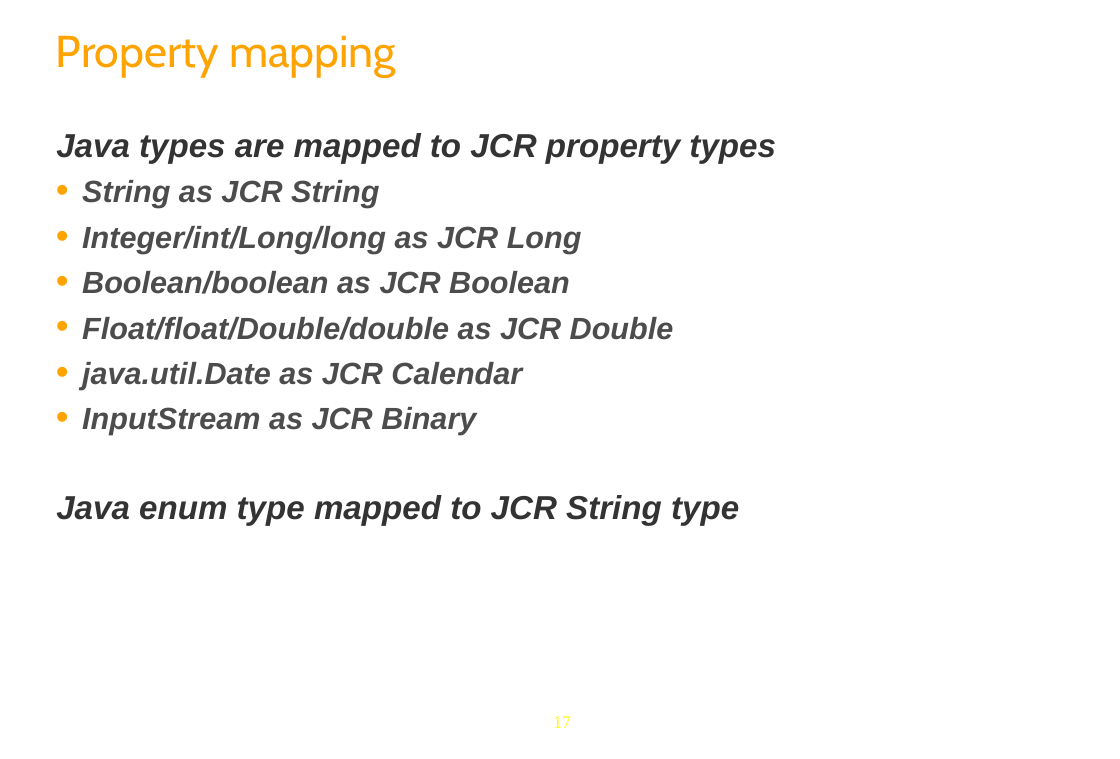
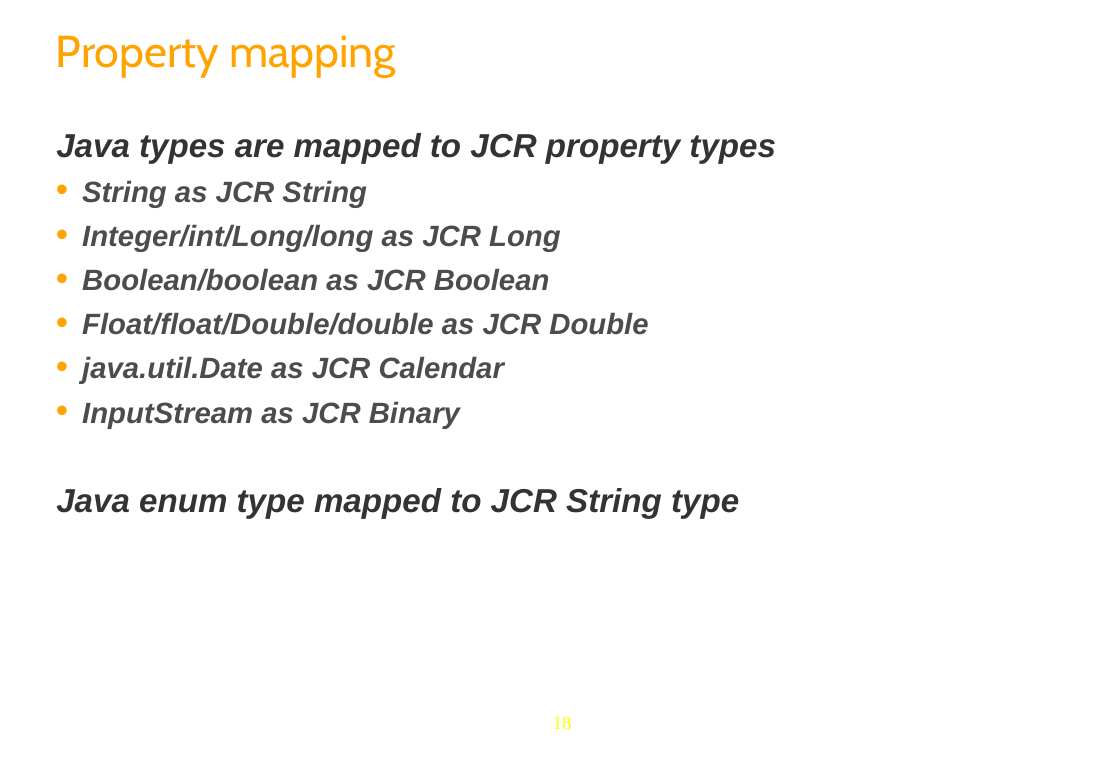
Before and after one commit to anhvurz90/training, a slide deck: slide 18 of plf3_5/eXoDeveloper/700-chrommatic/700-Chromattic-en.pptx (slide 17 before the commit). Drawn at 1120x759 pixels with LibreOffice and Linux fonts; fonts in the diff are those of the drawing; background and template pictures are left out. Boxes give left, top, right and bottom in pixels: in the first picture for what was removed or moved away, otherwise in the second. Text is boxed around its words. In the diff, an @@ line names an element or a change of style, - is before the commit and + after.

```diff
--- a/plf3_5/eXoDeveloper/700-chrommatic/700-Chromattic-en.pptx
+++ b/plf3_5/eXoDeveloper/700-chrommatic/700-Chromattic-en.pptx
@@ text at [82,180,648,429]: size 24 to 23 pt in "String as JCR String", "Integer/int/Long/long as JCR Long", "Boolean/boolean as JCR Boolean", "Float/float/Double/double as JCR Double" and 2 more places @@
@@ page number at [553,716,572,729]: text changed; size 14 to 15 pt @@
-17
+18
```
Also in this commit, not shown: 9 other slides changed, 1 slide added, 1 other file.
